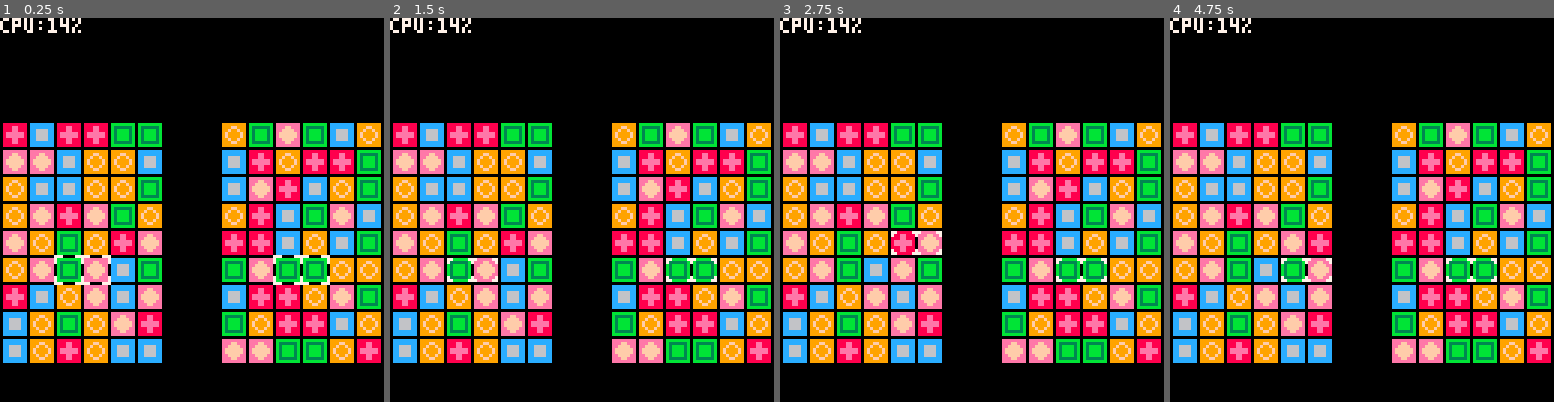
Above: before the commit, frames 1-4 (left to right).
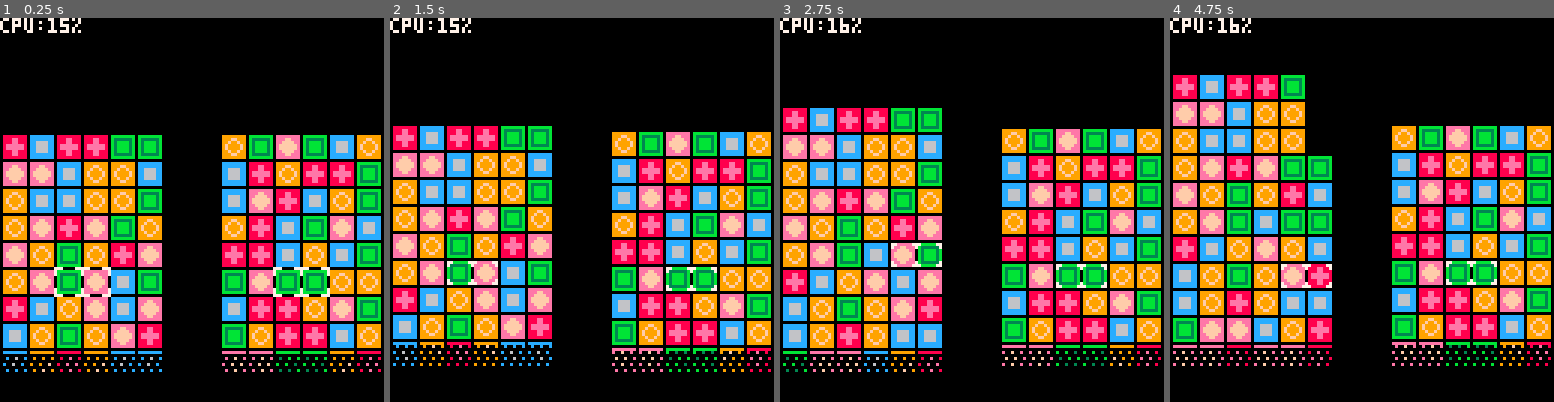
Above: after the commit, the same moments.

Repository: stevelavietes/pico8carts
Game: PICO-8 cartridge pa.p8
Same seed, same stepped clock (60 frames per second), same inputs: the game is played once before the commit and once after it.
Inputs:
- Up to frame 1 (0.25 s): no input
- Up to frame 2 (1.5 s): tap X (X key) at 0.33, 1.07 s; tap O (Z key) at 0.7 s
- Up to frame 3 (2.75 s): hold Right 1.6-2.1 s; tap O (Z key) at 1.7, 2.1, 2.5 s; tap X (X key) at 1.85 s; hold Up 2.15-2.42 s; hold Right from 2.47 s (still down)
- Up to frame 4 (4.75 s): tap O (Z key) every 0.4 s from 2.9 to 4.5 s; tap X (X key) at 2.97, 4.08 s; release Right at 3.03 s; hold Left 3.08-3.58 s; hold Down 3.63-3.97 s; hold Right 4.02-4.68 s; hold Up from 4.73 s (still down)

The runs differ from the first frame. In frame 1, 35% of the frame differs, in the area x 0-100%, y 0-93%; in frame 2, 27%; in frame 3, 32%; in frame 4, 36%, in the area x 0-100%, y 0-91%.

Commit message:
initial board rise

Diff:
--- a/pa.p8
+++ b/pa.p8
@@ -39,6 +39,8 @@
  b.x = x
  b.y = y
  b.p = p or 0
+ b.o = 0
+ b.r = 0.025
  return b
 end
 
@@ -63,7 +65,7 @@
   end
  end
  if btnp(3, b.p) then
-  if b.cy < b.h - 1 then
+  if b.cy < b.h - 2 then
    b.cy += 1
    m = true
   end
@@ -94,6 +96,17 @@
 end
 
 function update_board(b)
+ if btn(4,b.p) then
+  b.o+=1
+ else
+  b.o+=b.r
+ end
+
+ if b.o >= 9 then
+  b.o=0
+  del(b.t, b.t[1])
+  add(b.t, make_row(b.w,false))
+ end
  input_board(b)
  scan_board(b)
 end
@@ -188,7 +201,7 @@
      end
     end
 
-    if h < b.h-1 then
+    if h < b.h-2 then
      local hc = 1
      for i=(h+1),b.h do
       if t.t == b.t[i][w].t and
@@ -219,7 +232,8 @@
 end
 
 function draw_board(b)
- pushc(-b.x, -b.y)
+ local offset = b.o
+ pushc(-b.x, -b.y + offset)
  for h = 1, b.h do
   local r = b.t[h]
   for w = 1, b.w do
@@ -242,9 +256,23 @@
 
   end
  end
+
+ pal(1,0)
+ local by = (b.h-1)*9+offset
+ local sx,sy = toscn(0,by)
+ clip(sx, sy-offset+2,b.w*9, 17)
+ for y=0,1 do
+  for x=1,b.w do
+   spr(16,(x-1)*9,by-(y*8))
+  end
+ end
+ clip()
+ pal()
+
  local x = b.cx*9
  local y = b.cy*9
  draw_curs(x, y, b.s == nil and g.tick%30 < 15)
+
  popc()
 end
 
@@ -304,6 +332,14 @@
   camera()
  end
 end
+
+function toscn(x,y)
+ if #g.cs==0 then
+  return x,y
+ end
+ local c=g.cs[#g.cs]
+ return x-c[1],y-c[2]
+end
 --
 function _update()
  if g.tick<32767then
@@ -327,8 +363,10 @@
  g.l_b = 5
  g.cs = {}
  g.bs = {}
- add(g.bs, make_board(6,12,1,8,0,8))
- add(g.bs, make_board(6,12,74,8,1,8))
+ add(g.bs,
+   make_board(6,12,1,12,0,8))
+ add(g.bs,
+   make_board(6,12,74,12,1,8))
  g.tick = 0
 end
 
@@ -341,14 +379,14 @@
 00000000888ee888cc6666ccb3bbbb3beeffffee99f99f9900000000000000000000000000000000000000000000000000000000000000000000000000000000
 00000000888ee888ccccccccb333333beeeffeee999ff99900000000000000000000000000000000000000000000000000000000000000000000000000000000
 0000000088888888ccccccccbbbbbbbbeeeeeeee9999999900000000000000000000000000000000000000000000000000000000000000000000000000000000
-00000000666666666666666666666666666666666666666600000000000000000000000000000000000000000000000000000000000000000000000000000000
-00000000666776666666666667777776666776666667766600000000000000000000000000000000000000000000000000000000000000000000000000000000
-00000000666776666677776667666676667777666676676600000000000000000000000000000000000000000000000000000000000000000000000000000000
-00000000677777766677776667666676677777766766667600000000000000000000000000000000000000000000000000000000000000000000000000000000
-00000000677777766677776667666676677777766766667600000000000000000000000000000000000000000000000000000000000000000000000000000000
-00000000666776666677776667666676667777666676676600000000000000000000000000000000000000000000000000000000000000000000000000000000
-00000000666776666666666667777776666776666667766600000000000000000000000000000000000000000000000000000000000000000000000000000000
-00000000666666666666666666666666666666666666666600000000000000000000000000000000000000000000000000000000000000000000000000000000
+01101101666666666666666666666666666666666666666600000000000000000000000000000000000000000000000000000000000000000000000000000000
+11111111666776666666666667777776666776666667766600000000000000000000000000000000000000000000000000000000000000000000000000000000
+10110110666776666677776667666676667777666676676600000000000000000000000000000000000000000000000000000000000000000000000000000000
+11111111677777766677776667666676677777766766667600000000000000000000000000000000000000000000000000000000000000000000000000000000
+01101101677777766677776667666676677777766766667600000000000000000000000000000000000000000000000000000000000000000000000000000000
+11111111666776666677776667666676667777666676676600000000000000000000000000000000000000000000000000000000000000000000000000000000
+10110110666776666666666667777776666776666667766600000000000000000000000000000000000000000000000000000000000000000000000000000000
+11111111666666666666666666666666666666666666666600000000000000000000000000000000000000000000000000000000000000000000000000000000
 00000000000000000000000000000000000000000000000000000000000000000000000000000000000000000000000000000000000000000000000000000000
 00000000000000000000000000000000000000000000000000000000000000000000000000000000000000000000000000000000000000000000000000000000
 00000000000000000000000000000000000000000000000000000000000000000000000000000000000000000000000000000000000000000000000000000000
